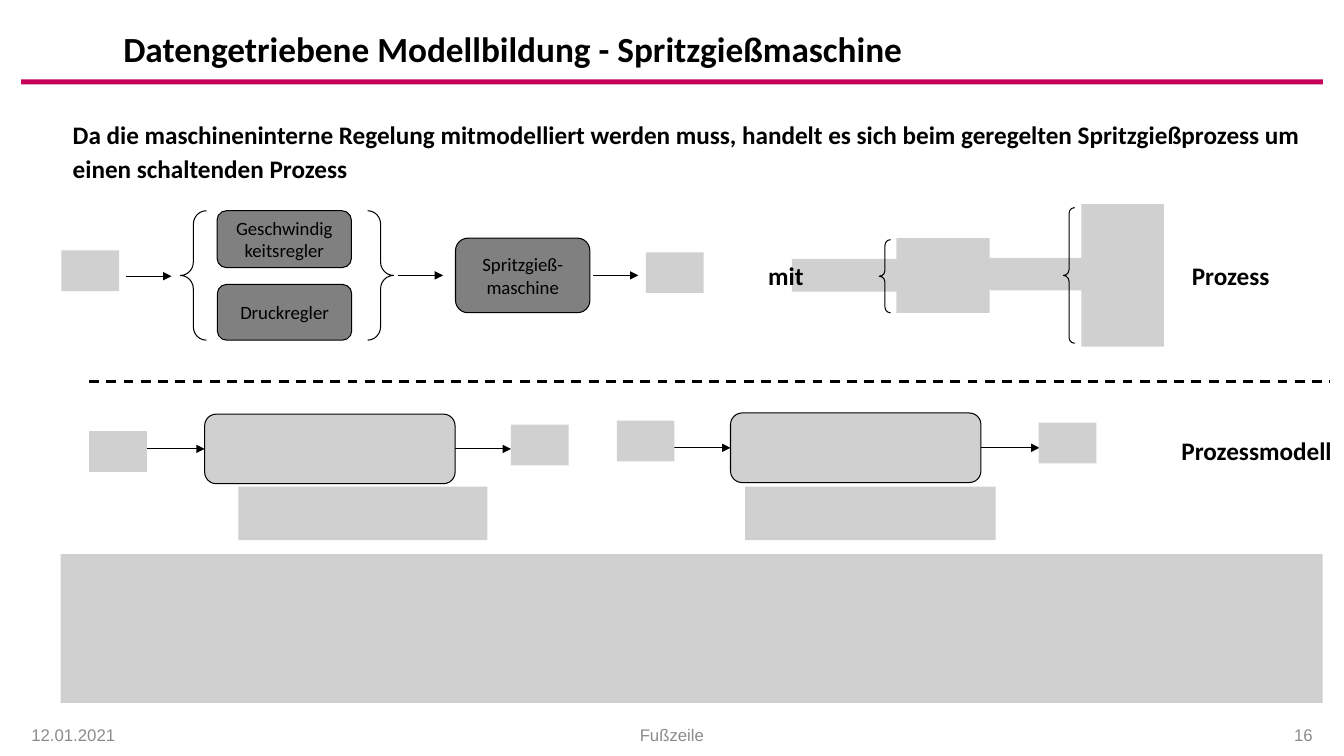
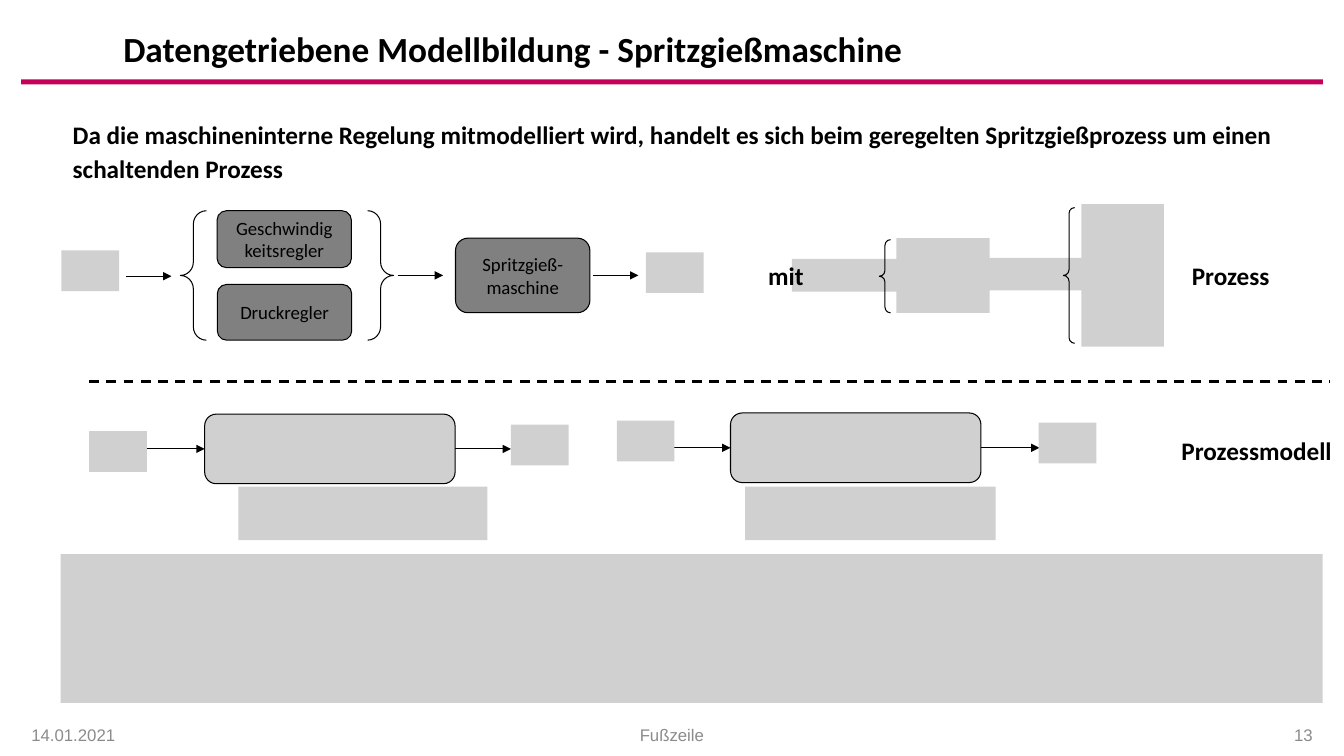
Before and after one commit to arehmer/DigitalTwinInjectionMoulding, a slide deck: slide 13 of Präsentationen/Kick-Off_Agenda.pptx (slide 16 before the commit). Drawn at 1344x756 pixels with LibreOffice and Linux fonts; fonts in the diff are those of the drawing; grey boxes stand for pictures; background and template pictures are left out. Boxes give left, top, right and bottom in pixels: in the first picture for what was removed or moved away, otherwise in the second. Text is boxed around its words. In the diff, an @@ line names an element or a change of style, - is before the commit and + after.

```diff
--- a/Präsentationen/Kick-Off_Agenda.pptx
+++ b/Präsentationen/Kick-Off_Agenda.pptx
@@ text at (73,126,1271,179): text changed @@
-Da die maschineninterne Regelung mitmodelliert werden muss, handelt es sich beim geregelten Spritzgießprozess um einen schaltenden Prozess
+Da die maschineninterne Regelung mitmodelliert wird, handelt es sich beim geregelten Spritzgießprozess um einen schaltenden Prozess
@@ text at (31,729,115,741): text changed @@
-12.01.2021
+14.01.2021
@@ page number at (1294,729,1313,741): text changed @@
-16
+13
```
Also in this commit, not shown: 18 other slides changed, 4 slides added, 4 other files.
